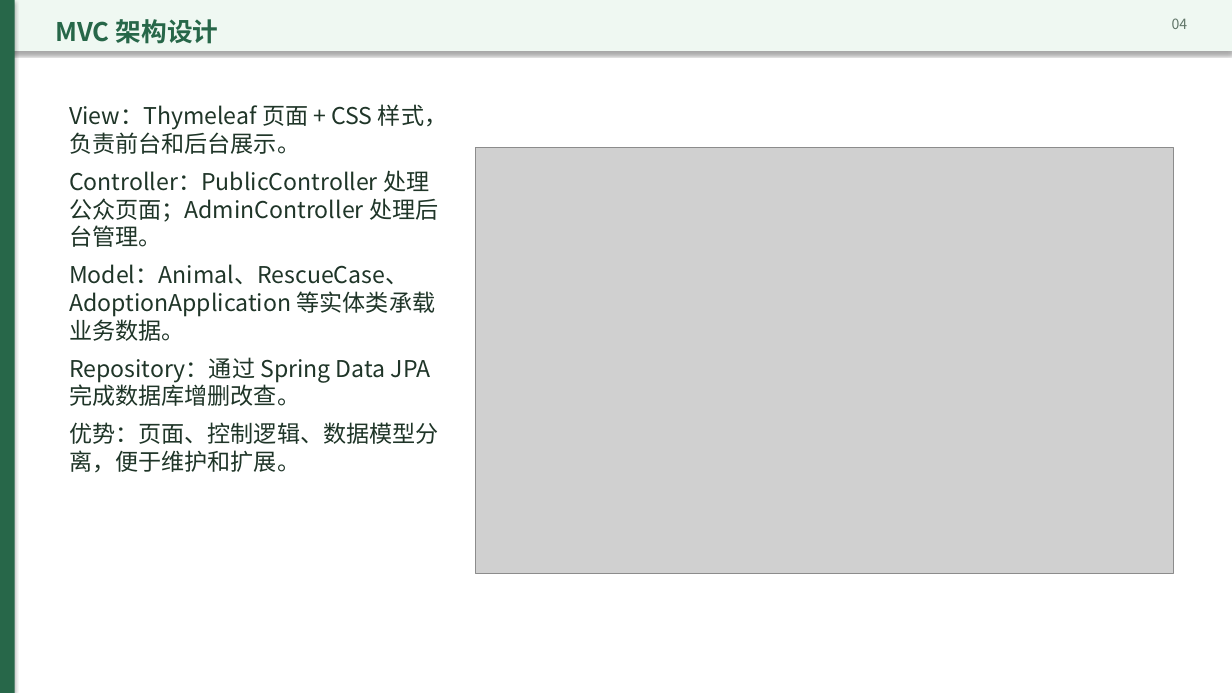
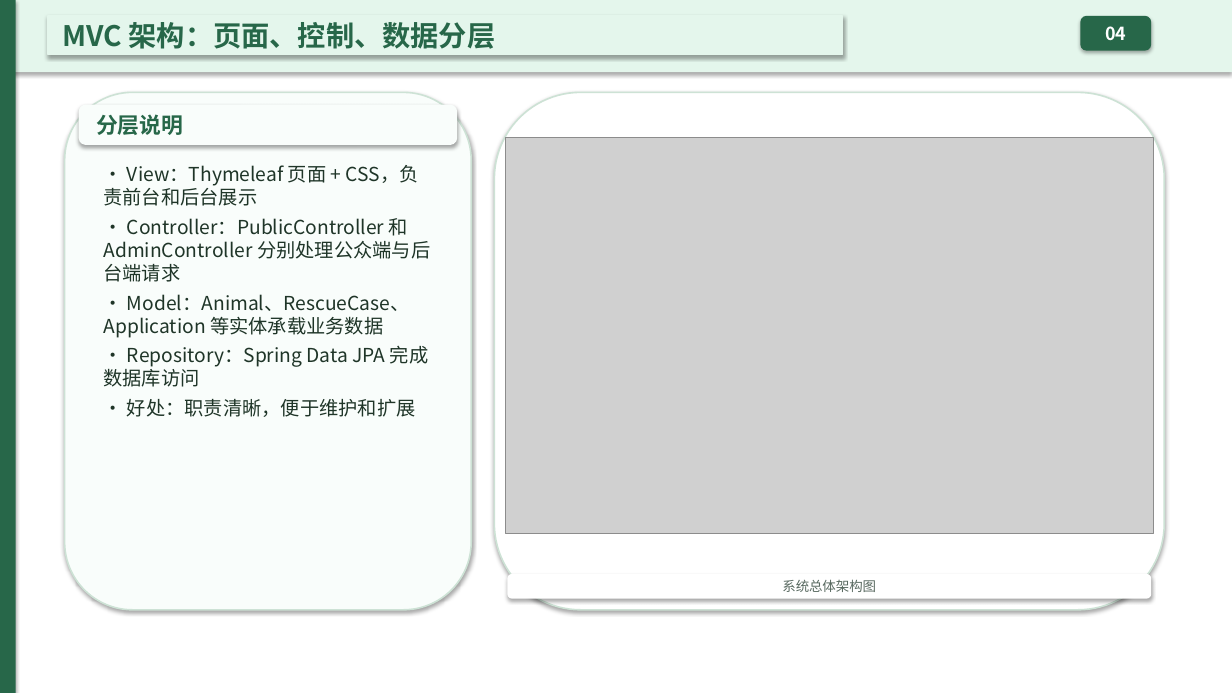
Before and after one commit to OldGuestInBreeze/shixun, a slide deck: slide 5 of stray-animal-rescue-defense.pptx. Drawn at 1232x693 pixels with LibreOffice and Linux fonts; fonts in the diff are those of the drawing; grey boxes stand for pictures. Boxes give left, top, right and bottom in pixels: in the first picture for what was removed or moved away, otherwise in the second. Text is boxed around its words. In the diff, an @@ line names an element or a change of style, - is before the commit and + after.

```diff
--- a/stray-animal-rescue-defense.pptx
+++ b/stray-animal-rescue-defense.pptx
@@ rectangle: place and size @@
-rectangle at (0, 0, 1232, 51)
+rectangle at (0, 0, 1232, 72)
@@ rectangle at (0, 0, 1232, 72): fill #EFF8F2 to #E4F6EC @@
@@ rectangle "MVC 架构：页面、控制、数据分层": place and size @@
-rectangle "MVC 架构：页面、控制、数据分层" at (55, 19, 219, 44)
+rectangle "MVC 架构：页面、控制、数据分层" at (48, 16, 843, 55)
@@ rectangle "MVC 架构：页面、控制、数据分层" at (48, 16, 843, 55): vertical alignment top to middle; fill none to #E4F6EC; outline none to #E4F6EC 1.25 pt; shadow on @@
@@ text in rectangle at (63, 22, 495, 49): text changed; size 20 to 22 pt @@
-MVC 架构设计
+MVC 架构：页面、控制、数据分层
@@ rounded rectangle "04": place and size @@
-rounded rectangle "04" at (1172, 18, 1188, 29)
+rounded rectangle "04" at (1081, 17, 1151, 50)
@@ rounded rectangle "04" at (1081, 17, 1151, 50): size 11 to 14 pt, text colour #607568 to #FFFFFF, bold on; alignment right to centre; vertical alignment top to middle; fill none to #276749; outline none to #276749 1.25 pt; shadow on @@
@@ rounded rectangle added at (65, 92, 471, 610), fill #F9FDFB, outline #CDE2D5 1.25 pt @@
@@ rounded rectangle added at (79, 105, 457, 144), fill #F9FDFB, outline #F9FDFB 1.25 pt, 17 pt, text #276749, bold @@
+分层说明
@@ rounded rectangle added at (494, 92, 1165, 610), fill #FFFFFF, outline #CDE2D5 1.25 pt @@
@@ picture: place and size @@
-picture at (476, 147, 1174, 573)
+picture at (506, 138, 1153, 533)
@@ text at (103, 165, 430, 417): text changed; size 18 to 15 pt @@
-View：Thymeleaf 页面 + CSS 样式，负责前台和后台展示。
-Controller：PublicController 处理公众页面；AdminController 处理后台管理。
-Model：Animal、RescueCase、AdoptionApplication 等实体类承载业务数据。
-Repository：通过 Spring Data JPA 完成数据库增删改查。
-优势：页面、控制逻辑、数据模型分离，便于维护和扩展。
+• View：Thymeleaf 页面 + CSS，负责前台和后台展示
+• Controller：PublicController 和 AdminController 分别处理公众端与后台端请求
+• Model：Animal、RescueCase、Application 等实体承载业务数据
+• Repository：Spring Data JPA 完成数据库访问
+• 好处：职责清晰，便于维护和扩展
@@ rounded rectangle added at (508, 575, 1151, 598), fill #FFFFFF, outline #FFFFFF 1.25 pt, 10.5 pt, text #586960 @@
+系统总体架构图
```
Also in this commit, not shown: 15 other slides changed, 1 other file.
